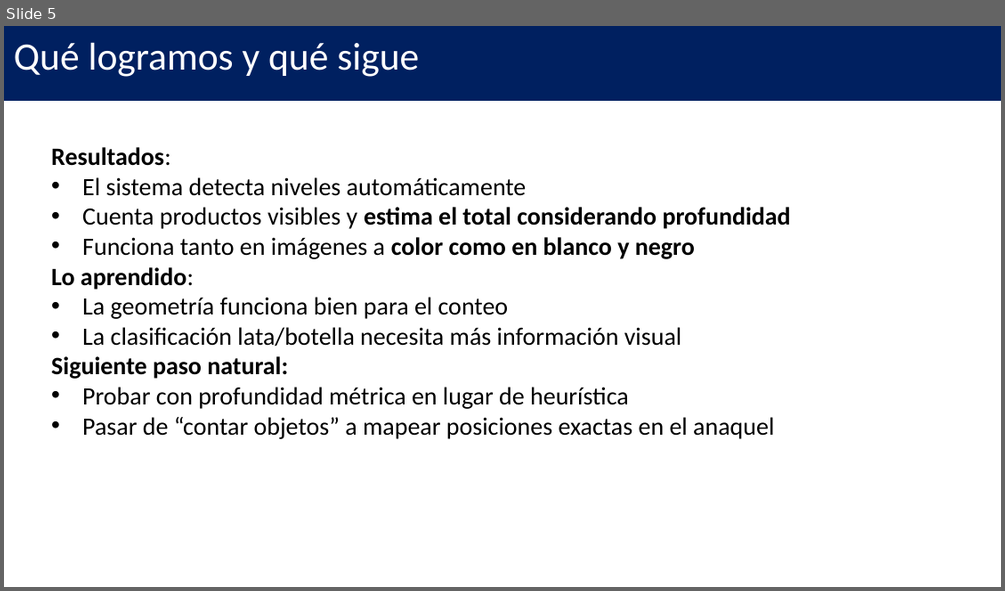
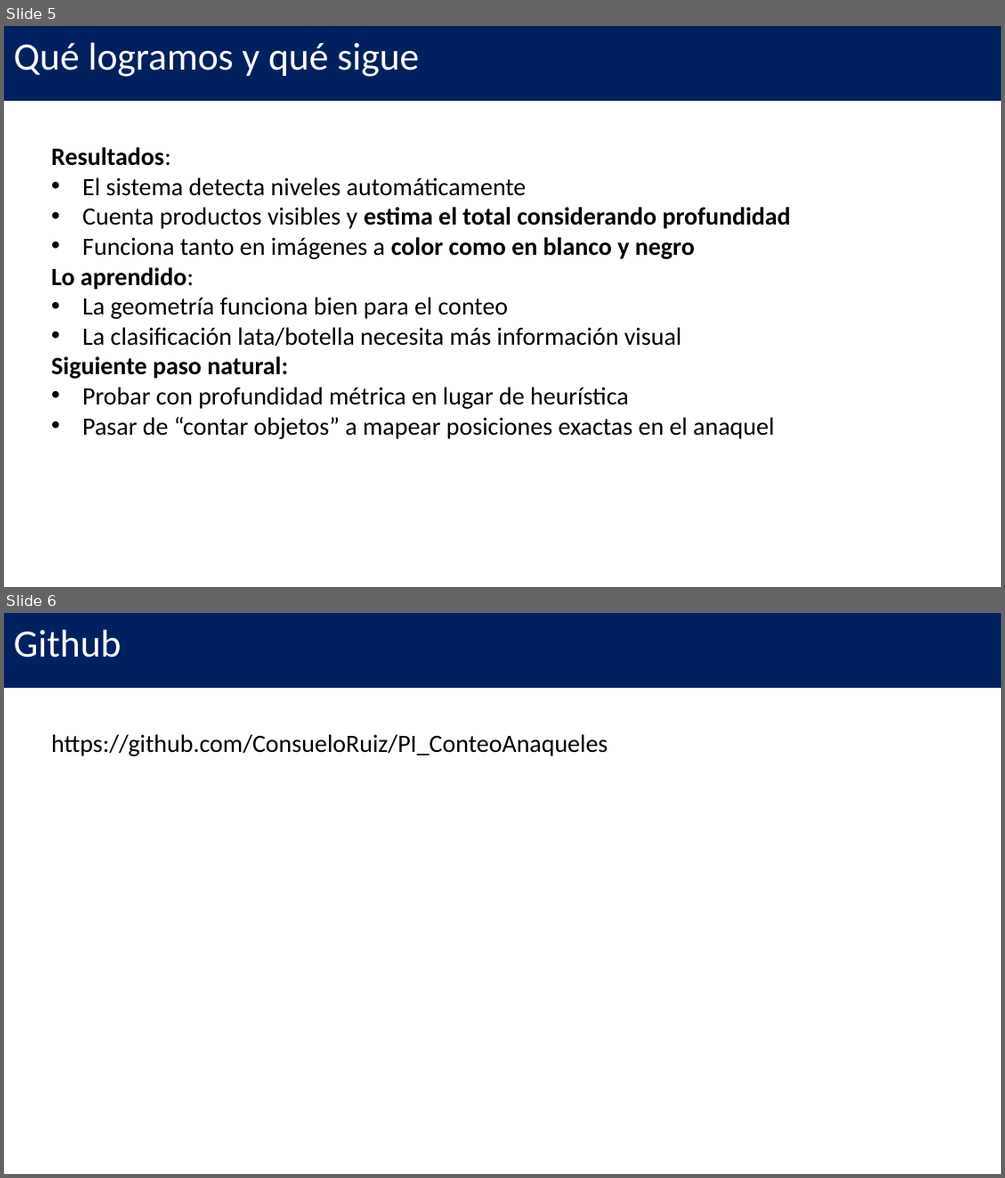
Before and after one commit to ConsueloRuiz/PI_ConteoAnaqueles, a slide deck: Conteo de Productos en Anaquel.pptx. Shown one above the other, each under a label of ours: slide 5 before the commit, slides 5 and 6 after it. The pictures are 1005x591 and 1005x1178 pixels, drawn with LibreOffice and Linux fonts; fonts in the diff are those of the drawing. Boxes give left, top, right and bottom in pixels: in the first picture for what was removed or moved away, otherwise in the second. Text is boxed around its words. In the diff, an @@ line names an element or a change of style, - is before the commit and + after.

```diff
--- a/Conteo de Productos en Anaquel.pptx
+++ b/Conteo de Productos en Anaquel.pptx
@@ slide 6 added at <box>4,613,1001,1174</box>, background #FFFFFF @@
@@ rectangle added at <box>4,613,1001,688</box>, fill #002060, 28 pt, text #FFFFFF @@
+Github
@@ text added at <box>51,734,607,756</box>, 18 pt, text #000000 @@
+https://github.com/ConsueloRuiz/PI_ConteoAnaqueles
```
